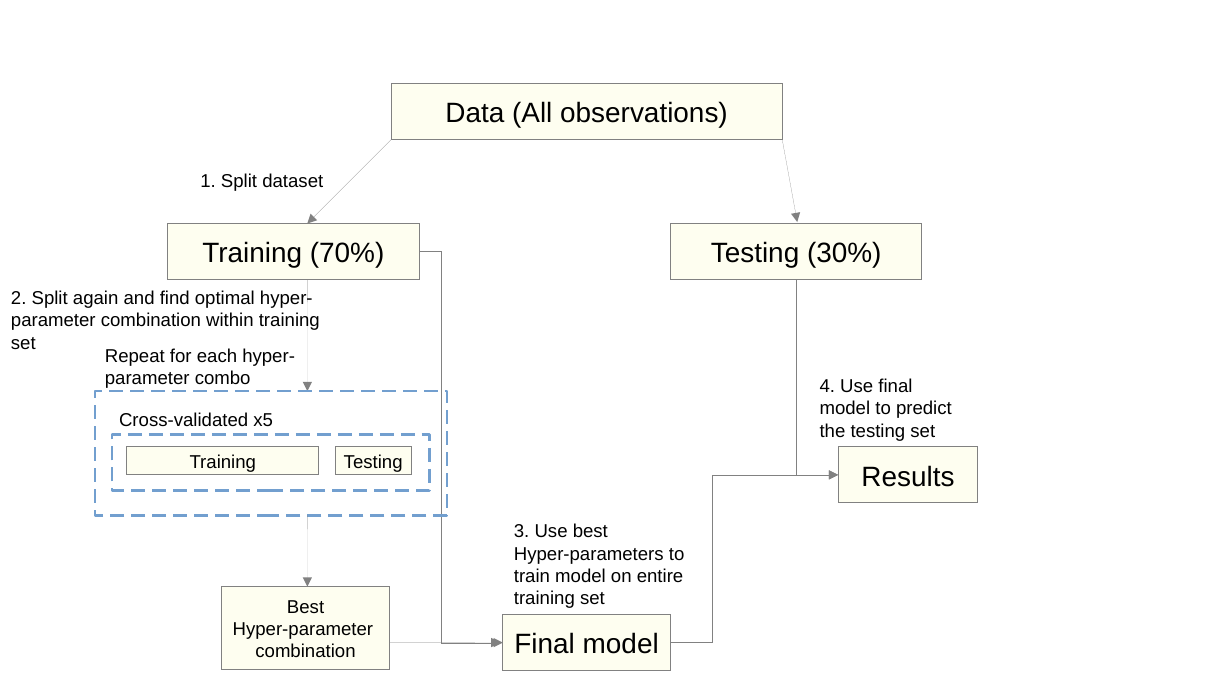
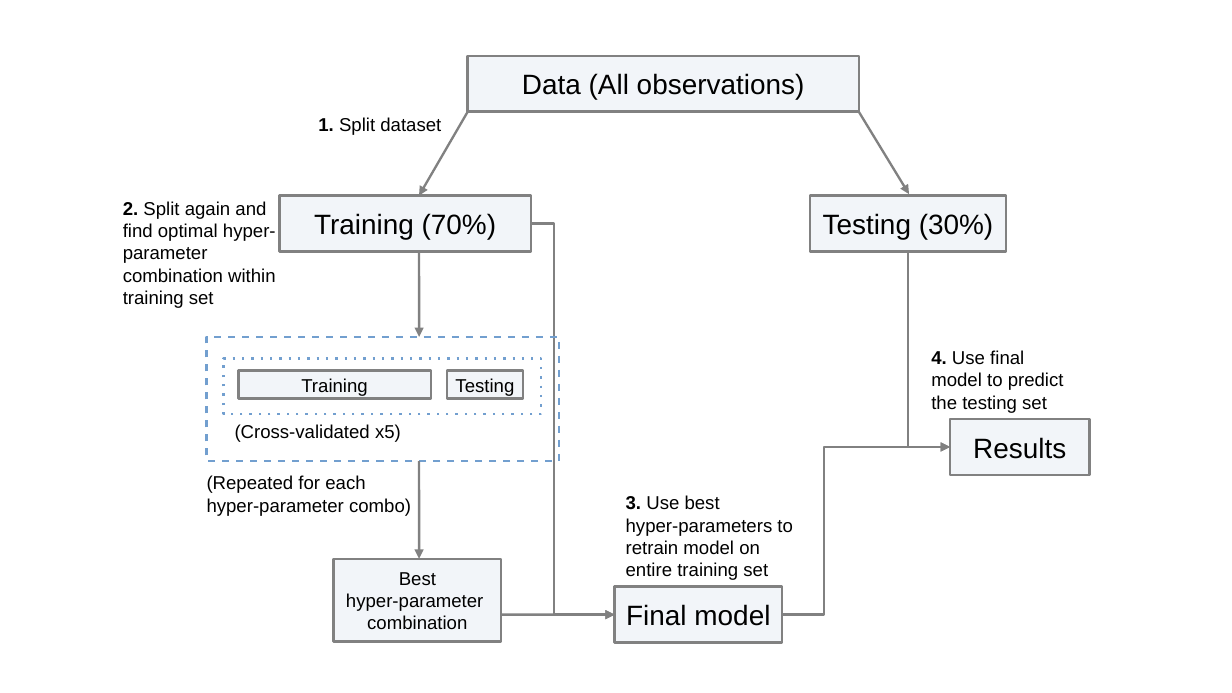
Before and after one commit to jammcfar/hdsda_dawm_ca1, a slide deck: slide 1 of workflow.odp. Drawn at 1232x693 pixels with LibreOffice and Linux fonts; fonts in the diff are those of the drawing. Boxes give left, top, right and bottom in pixels: in the first picture for what was removed or moved away, otherwise in the second. Text is boxed around its words. In the diff, an @@ line names an element or a change of style, - is before the commit and + after.

```diff
--- a/workflow.odp
+++ b/workflow.odp
@@ rectangle "Data (All observations)": place and size @@
-rectangle "Data (All observations)" at (391,84,783,140)
+rectangle "Data (All observations)" at (468,56,860,112)
@@ text "1. Split dataset": place and size @@
-text "1. Split dataset" at (200,173,323,191)
+text "1. Split dataset" at (318,117,441,135)
@@ text "1. Split dataset" at (318,117,441,135): bold on in "1." @@
@@ arrow moved from (391, 140) - (307, 224) to (468, 112) - (419, 196) @@
@@ arrow (468, 112) - (419, 196): stroke #818181 0 pt to #818181 1.5 pt @@
@@ arrow added from (860, 112) to (909, 195), #818181 1.5 pt @@
@@ arrow removed from (783, 140) to (797, 222) @@
@@ text "2. Split again and find ...": place and size @@
-text "2. Split again and find ..." at (11,290,320,350)
+text "2. Split again and find ..." at (123,201,276,308)
@@ text "2. Split again and find ..." at (123,201,276,308): bold on in "2." @@
@@ rectangle "Testing (30%)": place and size @@
-rectangle "Testing (30%)" at (671,224,922,279)
+rectangle "Testing (30%)" at (811,196,1006,252)
@@ elbow arrow (531, 224) - (615, 615): stroke #818181 0 pt to #818181 1.5 pt @@
@@ arrow added from (419, 252) to (419, 337), #818181 1.5 pt @@
@@ elbow arrow moved from (796, 279) - (838, 475) to (908, 252) - (950, 447) @@
@@ elbow arrow (908, 252) - (950, 447): stroke #818181 0 pt to #818181 1.5 pt @@
@@ arrow removed from (307, 279) to (307, 391) @@
@@ rectangle: place and size @@
-rectangle at (95,391,447,515)
+rectangle at (207,337,559,461)
@@ 3 rectangles: place and size @@
-3 rectangles at (112,435,429,491)
+3 rectangles at (224,359,541,415)
@@ text "4. Use final model to ..." at (931,350,1064,413): bold on in "4." @@
@@ fill #FEFEF0 to #F2F5F9; outline #818181 0 pt to #818181 1.5 pt in 8 elements at (468,56,860,112), (279,196,531,252), (615,587,783,643), (950,419,1090,475), (334,559,502,642), (811,196,1006,252), (238,371,430,399), (447,371,523,399) @@
@@ text at (235,424,401,442): text changed @@
-Cross-validated x5
+(Cross-validated x5)
@@ elbow arrow (783, 615) - (950, 447): stroke #818181 0 pt to #818181 1.5 pt @@
@@ text at (207,475,411,516): text changed @@
-Repeat for each hyper-parameter combo
+(Repeated for each hyper-parameter combo)
@@ arrow added from (419, 462) to (419, 559), #818181 1.5 pt @@
@@ text at (626,495,720,510): bold on in "3." @@
@@ arrow removed from (307, 515) to (307, 587) @@
@@ text at (626,518,793,580): text changed @@
-Hyper-parameters to train model on entire training set
+hyper-parameters to retrain model on entire training set
@@ text in rectangle at (346,593,483,611): text changed @@
-Hyper-parameter
+hyper-parameter
@@ 4 rectangles, 2 texts, 2 elbow arrows, 1 arrow: place and size @@
-4 rectangles, 2 texts, 2 elbow arrows, 1 arrow at (168,224,978,671)
+4 rectangles, 2 texts, 2 elbow arrows, 1 arrow at (279,196,1090,643)
@@ arrow (453, 615) - (615, 615): stroke #818181 0 pt to #818181 1.5 pt @@
```
Also in this commit, not shown: 2 slides added, 3 other files.
